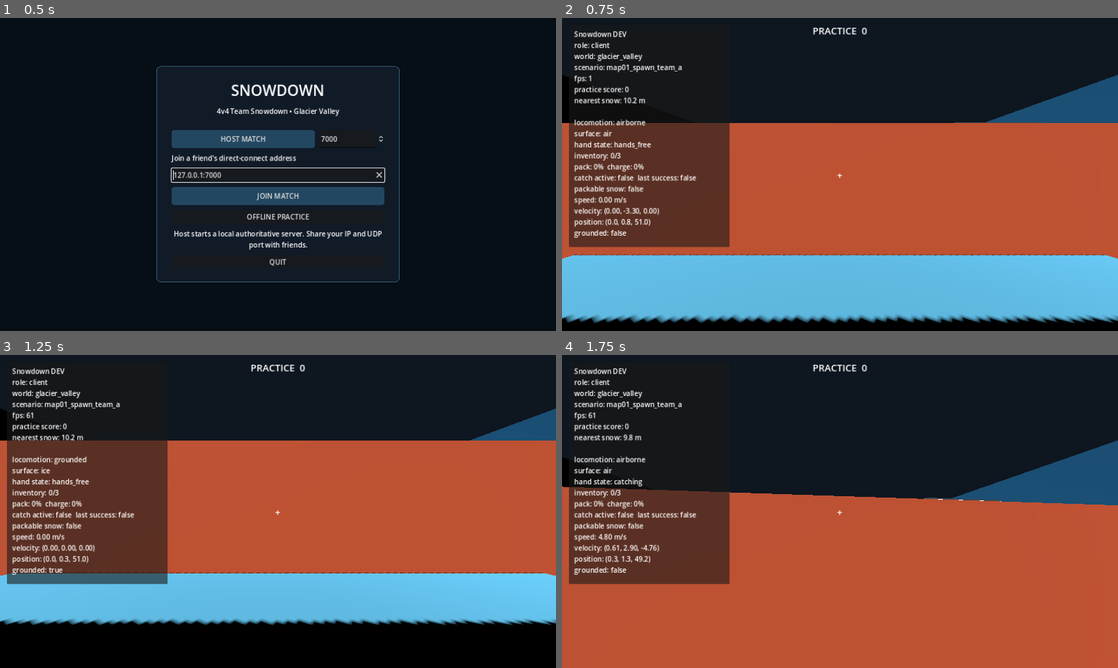
Above: before the commit, frames 1-4 (two rows, left to right).
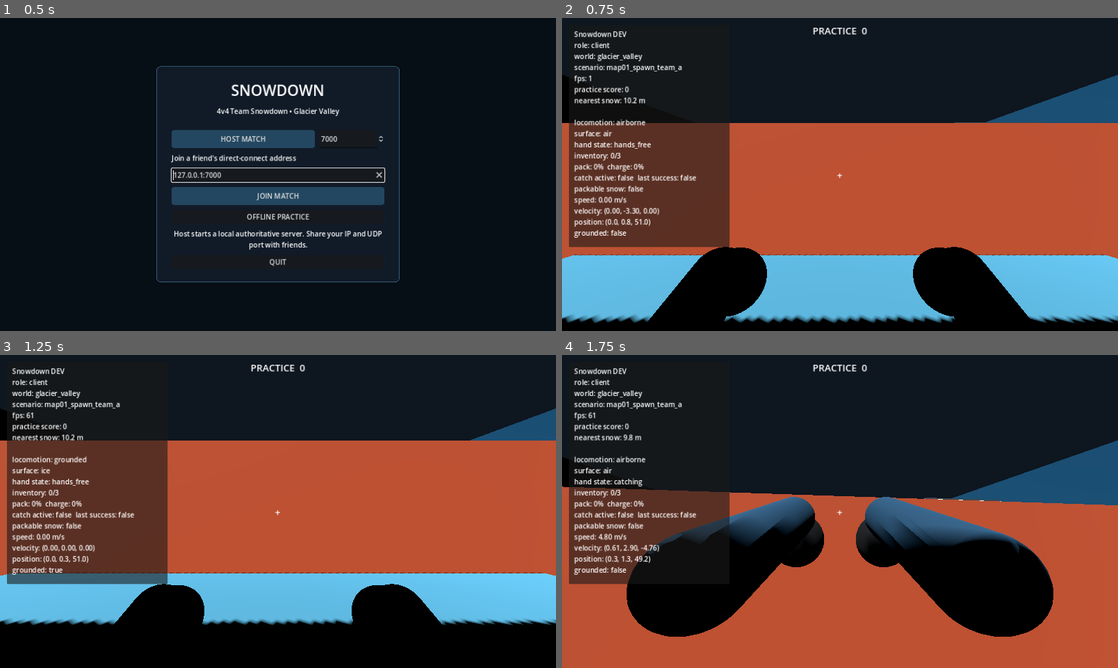
Above: after the commit, the same moments.

Repository: Mohammad-Software-Dev/SnowDownProject
Game: Godot game, scene res://scenes/bootstrap/bootstrap.tscn
Same seed, same stepped clock (60 frames per second), same inputs: the game is played once before the commit and once after it.
Inputs (mouse positions are in pixels of both pictures, inside the frame that each line leads up to):
- Up to frame 1 (0.5 s): no input
- Up to frame 2 (0.75 s): click "OFFLINE PRACTICE" at 0.5 s
- Up to frame 3 (1.25 s): no input
- Up to frame 4 (1.75 s): tap Enter at 1.25 s; move the mouse to (867, 511) at 1.27 s; hold W (move_forward) from 1.28 s (still down); right-click (867, 511) at 1.35 s; click (867, 511) at 1.42 s; tap Space (jump) at 1.52 s

Frame 1 is identical in both runs. In frame 2, 6.6% of the frame differs, in the area x 15-85%, y 73-98%; in frame 3, 3.0%; in frame 4, 19%, in the area x 11-89%, y 45-90%.

Commit message:
M11: attach procedural first-person arms to clients

Diff:
--- a/src/bootstrap/bootstrap.gd
+++ b/src/bootstrap/bootstrap.gd
@@ -49,6 +49,7 @@
 
 	if not App.is_server_runtime():
 		add_child(PROTOTYPE_HUD.instantiate())
+		add_child(FirstPersonArmsPresenter.new())
 		add_child(DEBUG_OVERLAY.instantiate())
 
 func _on_host_requested(port: int) -> void:
